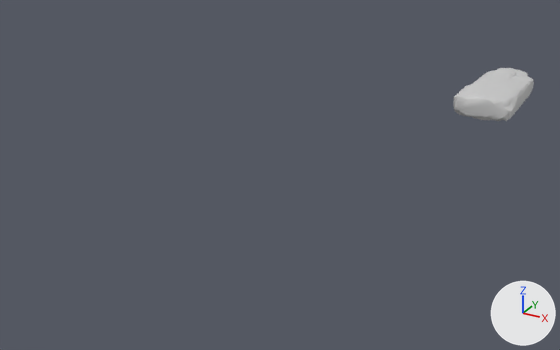
The FBX model Assets/Graph/Meshes/TERRAIN/SM_rock_L_D_LOD2.fbx as it was, and as the next commit left it.
Camera for both pictures: a 50 mm camera at (66.0, -246.6, 47.7) aimed at (8.1, -141.4, -4.9). The axes (+X, +Y, +Z) are drawn at lower right. The lights are the same throughout. Both versions are drawn at frame 1 of the action 'Take 001'; the numbers are the values there.

The older version as bpy lines, for what is in view:
```python
me_mesh = bpy.data.meshes.new('Mesh')
me_mesh.from_pydata(...)  # 344 vertices, 684 faces; spans x -565.0..563.0, y -1292.0..1287.0, z -254.0..251.0
me_mesh.materials.append(mat_material__2)  # light grey #cacaca
ob_sm_rock_l_d_lod2 = bpy.data.objects.new('SM_rock_L_D_LOD2', me_mesh)
ob_sm_rock_l_d_lod2.location = (31.9, -92.9, 0.0)
ob_sm_rock_l_d_lod2.scale = (0.01, 0.01, 0.01)
```
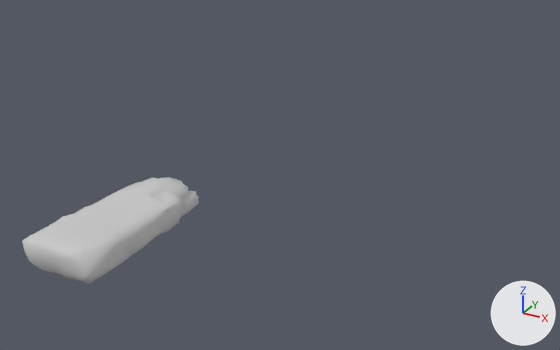
The change, as a diff of the scene's bpy script:
```diff
--- a/Assets/Graph/Meshes/TERRAIN/SM_rock_L_D_LOD2.fbx.py
+++ b/Assets/Graph/Meshes/TERRAIN/SM_rock_L_D_LOD2.fbx.py
@@ ob_sm_rock_l_d_lod2 @@
 ob_sm_rock_l_d_lod2 = bpy.data.objects.new('SM_rock_L_D_LOD2', me_mesh)
-ob_sm_rock_l_d_lod2.location = (31.9, -92.9, 0.0)
+ob_sm_rock_l_d_lod2.location = (2.4, -175.0, 0.0)
 ob_sm_rock_l_d_lod2.scale = (0.01, 0.01, 0.01)
```

What differs and where, as boxes (x1, y1, x2, y2) in the pictures (560 x 350 px):
'SM_rock_L_D_LOD2', moved: before (453, 68, 534, 121); after (22, 177, 199, 284)
